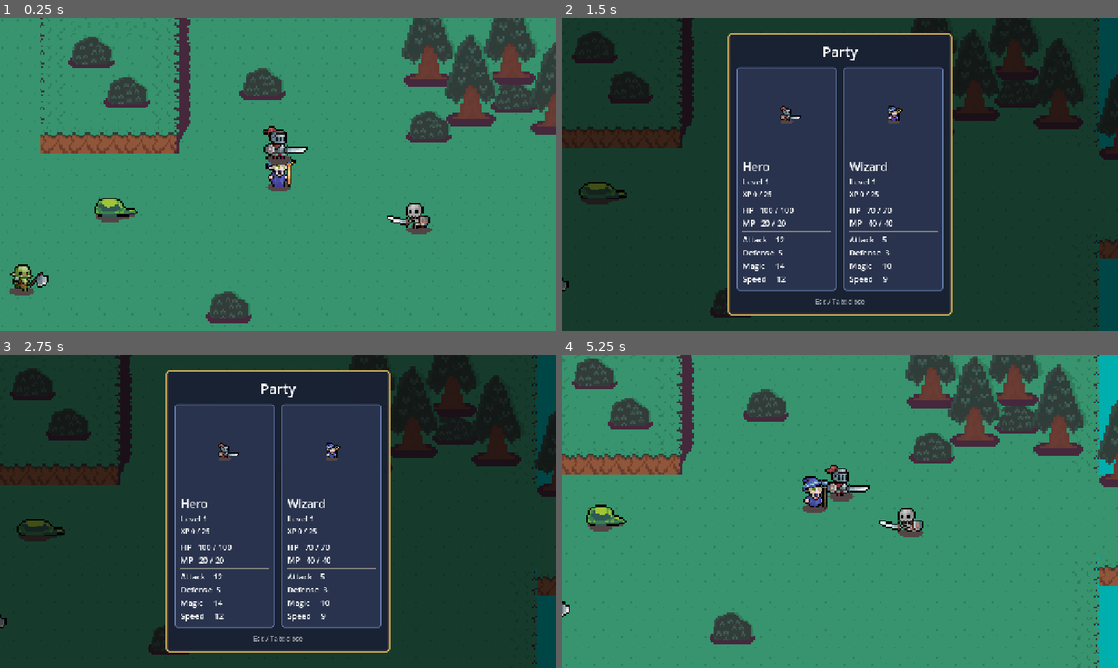
Above: before the commit, frames 1-4 (two rows, left to right).
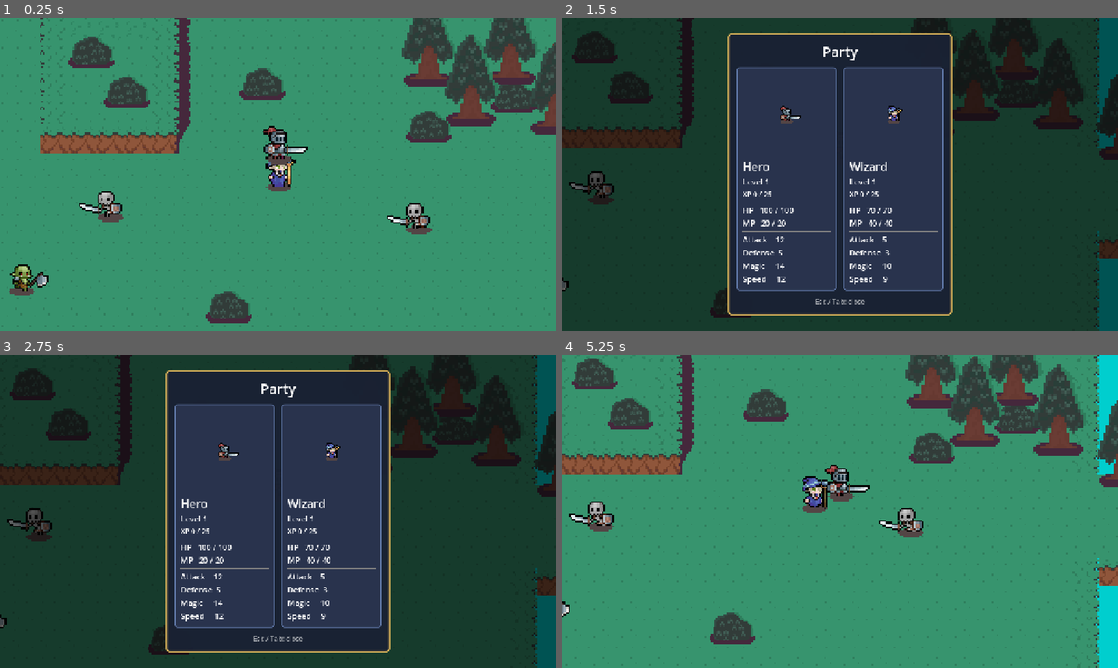
Above: after the commit, the same moments.

Repository: MystiriMan87/Taiyaki-Project-Game
Game: Godot game, scene res://Scenes/overworld.tscn
The game is run twice, just before and just after one commit, with the same random seed, the same clock (stepped at 60 frames per second) and the same inputs.
Inputs (mouse positions are in pixels of both pictures, inside the frame that each line leads up to):
- Up to frame 1 (0.25 s): no input
- Up to frame 2 (1.5 s): tap Enter (ui_accept) at 0.5, 0.77 s; move the mouse to (962, 158) at 0.52 s; hold Right (ui_right) 0.53-1.28 s; tap H at 0.6 s; click (962, 158) at 0.67 s; move the mouse to (728, 190) at 1.27 s; hold Down (ui_down) from 1.28 s (still down); tap Tab at 1.35 s
- Up to frame 3 (2.75 s): tap Enter (ui_accept) at 1.52, 2 s; move the mouse to (333, 442) at 2.02 s; release Down (ui_down) at 2.03 s; hold Right (ui_right) from 2.03 s (still down); tap R at 2.1 s
- Up to frame 4 (5.25 s): tap Enter (ui_accept) at 2.75, 3.02, 3.5, 3.77, 4.25, 4.52, 5 s; move the mouse to (812, 574) at 2.77 s; release Right (ui_right) at 2.78 s; hold Up (ui_up) 2.78-3.53 s; tap Alt at 2.85 s; click (812, 574) at 2.92 s; move the mouse to (1006, 558) at 3.52 s; hold Left (ui_left) 3.53-5.03 s; tap Shift at 3.6 s; move the mouse to (673, 464) at 4.27 s; tap H at 4.35 s; move the mouse to (867, 511) at 5.02 s; hold Down (ui_down) from 5.03 s (still down); tap Tab at 5.1 s; click (867, 511) at 5.17 s

The runs differ from the first frame. In frame 1, 0.5% of the frame differs, in the area x 14-25%, y 55-66%; in frame 2, 0.4%; in frame 3, 0.4%; in frame 4, 2.3%, in the area x 1-100%, y 0-100%.

Commit message:
Added some more mergable mobs

Diff:
--- a/Data/greatsword_skeleton/greatsword_skeleton.tres
+++ b/Data/greatsword_skeleton/greatsword_skeleton.tres
@@ -15,5 +15,5 @@
 actions = Array[ExtResource("1_q7cto")]([ExtResource("2_mixrb"), ExtResource("3_mur1a")])
 overworld_frames = ExtResource("4_nekc2")
 recruitable = true
-recruit_chance = 1.0
+recruit_chance = 0.0
 metadata/_custom_type_script = "uid://dqvwo37xxrj4g"
--- /dev/null
+++ b/Data/skeleton/armored_skeleton.tres
@@ -0,0 +1,20 @@
+[gd_resource type="Resource" script_class="CharacterStats" load_steps=5 format=3 uid="uid://b888wbfo4784l"]
+
+[ext_resource type="Script" uid="uid://dd50utfwvmokr" path="res://Scripts/battle_action.gd" id="1_f7jlo"]
+[ext_resource type="Resource" uid="uid://hcxwtqo03dfb" path="res://Data/skeleton/axe_swing.tres" id="2_f7jlo"]
+[ext_resource type="SpriteFrames" uid="uid://cvlci4bqia78v" path="res://Data/skeleton/armored_skeleton_frames.tres" id="3_f7jlo"]
+[ext_resource type="Script" uid="uid://dqvwo37xxrj4g" path="res://Scripts/character_stats.gd" id="3_wuxsx"]
+
+[resource]
+script = ExtResource("3_wuxsx")
+display_name = "Armored Skeleton"
+max_hp = 70
+attack = 15
+defense = 6
+sprite_frames = ExtResource("3_f7jlo")
+battle_scale = 4.4
+hp_bar_offset = 40.0
+actions = Array[ExtResource("1_f7jlo")]([ExtResource("2_f7jlo")])
+footprint_height = 100.0
+overworld_frames = ExtResource("3_f7jlo")
+metadata/_custom_type_script = "uid://dqvwo37xxrj4g"
--- /dev/null
+++ b/Data/skeleton/armored_skeleton_frames.tres
@@ -0,0 +1,314 @@
+[gd_resource type="SpriteFrames" load_steps=46 format=3 uid="uid://cvlci4bqia78v"]
+
+[ext_resource type="Texture2D" uid="uid://cbfh3atyrgnhw" path="res://Tiny RPG Character Asset Pack 01 v2.0 -Full 22 Characters/Characters(100x100 split)/Armored Skeleton/Armored Skeleton with shadows/Armored Skeleton_Attack01.png" id="1_yxqht"]
+[ext_resource type="Texture2D" uid="uid://bya67h1mr3e6m" path="res://Tiny RPG Character Asset Pack 01 v2.0 -Full 22 Characters/Characters(100x100 split)/Armored Skeleton/Armored Skeleton with shadows/Armored Skeleton_Attack02.png" id="2_wsy4u"]
+[ext_resource type="Texture2D" uid="uid://c0p0ryvrowsrd" path="res://Tiny RPG Character Asset Pack 01 v2.0 -Full 22 Characters/Characters(100x100 split)/Armored Skeleton/Armored Skeleton with shadows/Armored Skeleton_Death.png" id="3_6ewjo"]
+[ext_resource type="Texture2D" uid="uid://ctwbv7pvgp1ho" path="res://Tiny RPG Character Asset Pack 01 v2.0 -Full 22 Characters/Characters(100x100 split)/Armored Skeleton/Armored Skeleton with shadows/Armored Skeleton_Hurt.png" id="4_qe28f"]
+[ext_resource type="Texture2D" uid="uid://dh0mqykfoppqy" path="res://Tiny RPG Character Asset Pack 01 v2.0 -Full 22 Characters/Characters(100x100 split)/Armored Skeleton/Armored Skeleton with shadows/Armored Skeleton_Idle.png" id="5_a4imt"]
+[ext_resource type="Texture2D" uid="uid://c1lej0jmyrs2r" path="res://Tiny RPG Character Asset Pack 01 v2.0 -Full 22 Characters/Characters(100x100 split)/Armored Skeleton/Armored Skeleton with shadows/Armored Skeleton_Walk.png" id="6_o88wl"]
+
+[sub_resource type="AtlasTexture" id="AtlasTexture_x27ka"]
+atlas = ExtResource("1_yxqht")
+region = Rect2(0, 0, 100, 100)
+
+[sub_resource type="AtlasTexture" id="AtlasTexture_10etj"]
+atlas = ExtResource("1_yxqht")
+region = Rect2(100, 0, 100, 100)
+
+[sub_resource type="AtlasTexture" id="AtlasTexture_8b1k6"]
+atlas = ExtResource("1_yxqht")
+region = Rect2(200, 0, 100, 100)
+
+[sub_resource type="AtlasTexture" id="AtlasTexture_82a5x"]
+atlas = ExtResource("1_yxqht")
+region = Rect2(300, 0, 100, 100)
+
+[sub_resource type="AtlasTexture" id="AtlasTexture_flrvv"]
+atlas = ExtResource("1_yxqht")
+region = Rect2(400, 0, 100, 100)
+
+[sub_resource type="AtlasTexture" id="AtlasTexture_yrwws"]
+atlas = ExtResource("1_yxqht")
+region = Rect2(500, 0, 100, 100)
+
+[sub_resource type="AtlasTexture" id="AtlasTexture_r2fsm"]
+atlas = ExtResource("1_yxqht")
+region = Rect2(600, 0, 100, 100)
+
+[sub_resource type="AtlasTexture" id="AtlasTexture_yyflv"]
+atlas = ExtResource("1_yxqht")
+region = Rect2(700, 0, 100, 100)
+
+[sub_resource type="AtlasTexture" id="AtlasTexture_vrdif"]
+atlas = ExtResource("2_wsy4u")
+region = Rect2(0, 0, 100, 100)
+
+[sub_resource type="AtlasTexture" id="AtlasTexture_8hmod"]
+atlas = ExtResource("2_wsy4u")
+region = Rect2(100, 0, 100, 100)
+
+[sub_resource type="AtlasTexture" id="AtlasTexture_acwcc"]
+atlas = ExtResource("2_wsy4u")
+region = Rect2(200, 0, 100, 100)
+
+[sub_resource type="AtlasTexture" id="AtlasTexture_5oen7"]
+atlas = ExtResource("2_wsy4u")
+region = Rect2(300, 0, 100, 100)
+
+[sub_resource type="AtlasTexture" id="AtlasTexture_spssr"]
+atlas = ExtResource("2_wsy4u")
+region = Rect2(400, 0, 100, 100)
+
+[sub_resource type="AtlasTexture" id="AtlasTexture_2ppi0"]
+atlas = ExtResource("2_wsy4u")
+region = Rect2(500, 0, 100, 100)
+
+[sub_resource type="AtlasTexture" id="AtlasTexture_pxf5v"]
+atlas = ExtResource("2_wsy4u")
+region = Rect2(600, 0, 100, 100)
+
+[sub_resource type="AtlasTexture" id="AtlasTexture_fv32w"]
+atlas = ExtResource("2_wsy4u")
+region = Rect2(700, 0, 100, 100)
+
+[sub_resource type="AtlasTexture" id="AtlasTexture_ft2eh"]
+atlas = ExtResource("2_wsy4u")
+region = Rect2(800, 0, 100, 100)
+
+[sub_resource type="AtlasTexture" id="AtlasTexture_j56kj"]
+atlas = ExtResource("3_6ewjo")
+region = Rect2(0, 0, 100, 100)
+
+[sub_resource type="AtlasTexture" id="AtlasTexture_2e4d0"]
+atlas = ExtResource("3_6ewjo")
+region = Rect2(100, 0, 100, 100)
+
+[sub_resource type="AtlasTexture" id="AtlasTexture_hf8g0"]
+atlas = ExtResource("3_6ewjo")
+region = Rect2(200, 0, 100, 100)
+
+[sub_resource type="AtlasTexture" id="AtlasTexture_v5b5i"]
+atlas = ExtResource("3_6ewjo")
+region = Rect2(300, 0, 100, 100)
+
+[sub_resource type="AtlasTexture" id="AtlasTexture_84yk7"]
+atlas = ExtResource("4_qe28f")
+region = Rect2(0, 0, 100, 100)
+
+[sub_resource type="AtlasTexture" id="AtlasTexture_q2woo"]
+atlas = ExtResource("4_qe28f")
+region = Rect2(100, 0, 100, 100)
+
+[sub_resource type="AtlasTexture" id="AtlasTexture_a67bk"]
+atlas = ExtResource("4_qe28f")
+region = Rect2(200, 0, 100, 100)
+
+[sub_resource type="AtlasTexture" id="AtlasTexture_g43xy"]
+atlas = ExtResource("4_qe28f")
+region = Rect2(300, 0, 100, 100)
+
+[sub_resource type="AtlasTexture" id="AtlasTexture_jommv"]
+atlas = ExtResource("5_a4imt")
+region = Rect2(0, 0, 100, 100)
+
+[sub_resource type="AtlasTexture" id="AtlasTexture_6t5dm"]
+atlas = ExtResource("5_a4imt")
+region = Rect2(100, 0, 100, 100)
+
+[sub_resource type="AtlasTexture" id="AtlasTexture_88pun"]
+atlas = ExtResource("5_a4imt")
+region = Rect2(200, 0, 100, 100)
+
+[sub_resource type="AtlasTexture" id="AtlasTexture_kay1m"]
+atlas = ExtResource("5_a4imt")
+region = Rect2(300, 0, 100, 100)
+
+[sub_resource type="AtlasTexture" id="AtlasTexture_pnj6r"]
+atlas = ExtResource("5_a4imt")
+region = Rect2(400, 0, 100, 100)
+
+[sub_resource type="AtlasTexture" id="AtlasTexture_7yr6j"]
+atlas = ExtResource("5_a4imt")
+region = Rect2(500, 0, 100, 100)
+
+[sub_resource type="AtlasTexture" id="AtlasTexture_pes7u"]
+atlas = ExtResource("6_o88wl")
+region = Rect2(0, 0, 100, 100)
+
+[sub_resource type="AtlasTexture" id="AtlasTexture_xlkmo"]
+atlas = ExtResource("6_o88wl")
+region = Rect2(100, 0, 100, 100)
+
+[sub_resource type="AtlasTexture" id="AtlasTexture_u2754"]
+atlas = ExtResource("6_o88wl")
+region = Rect2(200, 0, 100, 100)
+
+[sub_resource type="AtlasTexture" id="AtlasTexture_j313c"]
+atlas = ExtResource("6_o88wl")
+region = Rect2(300, 0, 100, 100)
+
+[sub_resource type="AtlasTexture" id="AtlasTexture_rxf0n"]
+atlas = ExtResource("6_o88wl")
+region = Rect2(400, 0, 100, 100)
+
+[sub_resource type="AtlasTexture" id="AtlasTexture_7gryb"]
+atlas = ExtResource("6_o88wl")
+region = Rect2(500, 0, 100, 100)
+
+[sub_resource type="AtlasTexture" id="AtlasTexture_kbnng"]
+atlas = ExtResource("6_o88wl")
+region = Rect2(600, 0, 100, 100)
+
+[sub_resource type="AtlasTexture" id="AtlasTexture_37gqn"]
+atlas = ExtResource("6_o88wl")
+region = Rect2(700, 0, 100, 100)
+
+[resource]
+animations = [{
+"frames": [{
+"duration": 1.0,
+"texture": SubResource("AtlasTexture_x27ka")
+}, {
+"duration": 1.0,
+"texture": SubResource("AtlasTexture_10etj")
+}, {
+"duration": 1.0,
+"texture": SubResource("AtlasTexture_8b1k6")
+}, {
+"duration": 1.0,
+"texture": SubResource("AtlasTexture_82a5x")
+}, {
+"duration": 1.0,
+"texture": SubResource("AtlasTexture_flrvv")
+}, {
+"duration": 1.0,
+"texture": SubResource("AtlasTexture_yrwws")
+}, {
+"duration": 1.0,
+"texture": SubResource("AtlasTexture_r2fsm")
+}, {
+"duration": 1.0,
+"texture": SubResource("AtlasTexture_yyflv")
+}],
+"loop": false,
+"name": &"attack",
+"speed": 9.0
+}, {
+"frames": [{
+"duration": 1.0,
+"texture": SubResource("AtlasTexture_vrdif")
+}, {
+"duration": 1.0,
+"texture": SubResource("AtlasTexture_8hmod")
+}, {
+"duration": 1.0,
+"texture": SubResource("AtlasTexture_acwcc")
+}, {
+"duration": 1.0,
+"texture": SubResource("AtlasTexture_5oen7")
+}, {
+"duration": 1.0,
+"texture": SubResource("AtlasTexture_spssr")
+}, {
+"duration": 1.0,
+"texture": SubResource("AtlasTexture_2ppi0")
+}, {
+"duration": 1.0,
+"texture": SubResource("AtlasTexture_pxf5v")
+}, {
+"duration": 1.0,
+"texture": SubResource("AtlasTexture_fv32w")
+}, {
+"duration": 1.0,
+"texture": SubResource("AtlasTexture_ft2eh")
+}],
+"loop": false,
+"name": &"axe_swing",
+"speed": 9.0
+}, {
+"frames": [{
+"duration": 1.0,
+"texture": SubResource("AtlasTexture_j56kj")
+}, {
+"duration": 1.0,
+"texture": SubResource("AtlasTexture_2e4d0")
+}, {
+"duration": 1.0,
+"texture": SubResource("AtlasTexture_hf8g0")
+}, {
+"duration": 1.0,
+"texture": SubResource("AtlasTexture_v5b5i")
+}],
+"loop": false,
+"name": &"dead",
+"speed": 9.0
+}, {
+"frames": [{
+"duration": 1.0,
+"texture": SubResource("AtlasTexture_84yk7")
+}, {
+"duration": 1.0,
+"texture": SubResource("AtlasTexture_q2woo")
+}, {
+"duration": 1.0,
+"texture": SubResource("AtlasTexture_a67bk")
+}, {
+"duration": 1.0,
+"texture": SubResource("AtlasTexture_g43xy")
+}],
+"loop": false,
+"name": &"hurt",
+"speed": 9.0
+}, {
+"frames": [{
+"duration": 1.0,
+"texture": SubResource("AtlasTexture_jommv")
+}, {
+"duration": 1.0,
+"texture": SubResource("AtlasTexture_6t5dm")
+}, {
+"duration": 1.0,
+"texture": SubResource("AtlasTexture_88pun")
+}, {
+"duration": 1.0,
+"texture": SubResource("AtlasTexture_kay1m")
+}, {
+"duration": 1.0,
+"texture": SubResource("AtlasTexture_pnj6r")
+}, {
+"duration": 1.0,
+"texture": SubResource("AtlasTexture_7yr6j")
+}],
+"loop": true,
+"name": &"idle",
+"speed": 9.0
+}, {
+"frames": [{
+"duration": 1.0,
+"texture": SubResource("AtlasTexture_pes7u")
+}, {
+"duration": 1.0,
+"texture": SubResource("AtlasTexture_xlkmo")
+}, {
+"duration": 1.0,
+"texture": SubResource("AtlasTexture_u2754")
+}, {
+"duration": 1.0,
+"texture": SubResource("AtlasTexture_j313c")
+}, {
+"duration": 1.0,
+"texture": SubResource("AtlasTexture_rxf0n")
+}, {
+"duration": 1.0,
+"texture": SubResource("AtlasTexture_7gryb")
+}, {
+"duration": 1.0,
+"texture": SubResource("AtlasTexture_kbnng")
+}, {
+"duration": 1.0,
+"texture": SubResource("AtlasTexture_37gqn")
+}],
+"loop": true,
+"name": &"walk",
+"speed": 10.0
+}]
--- /dev/null
+++ b/Data/skeleton/axe_swing.tres
@@ -0,0 +1,11 @@
+[gd_resource type="Resource" script_class="BattleAction" load_steps=2 format=3 uid="uid://hcxwtqo03dfb"]
+
+[ext_resource type="Script" uid="uid://dd50utfwvmokr" path="res://Scripts/battle_action.gd" id="1_ji73f"]
+
+[resource]
+script = ExtResource("1_ji73f")
+display_name = "Axe Swing"
+power = 2.0
+animation = "axe_swing"
+target_type = 1
+metadata/_custom_type_script = "uid://dd50utfwvmokr"
--- a/Data/skeleton/skeleton.tres
+++ b/Data/skeleton/skeleton.tres
@@ -1,18 +1,21 @@
-[gd_resource type="Resource" script_class="CharacterStats" load_steps=5 format=3 uid="uid://8n88ysomuw88"]
+[gd_resource type="Resource" script_class="CharacterStats" load_steps=6 format=3 uid="uid://8n88ysomuw88"]
 
-[ext_resource type="Script" uid="uid://dqvwo37xxrj4g" path="res://Scripts/character_stats.gd" id="1_3vfpu"]
-[ext_resource type="Script" uid="uid://dd50utfwvmokr" path="res://Scripts/battle_action.gd" id="1_8uie1"]
-[ext_resource type="Resource" uid="uid://dllj3vk8wqta3" path="res://Data/skeleton/bone_smash.tres" id="2_pabpf"]
-[ext_resource type="SpriteFrames" uid="uid://c2u0fffn7pxey" path="res://Data/skeleton/skeleton_frames.tres" id="3_pabpf"]
+[ext_resource type="Script" uid="uid://dd50utfwvmokr" path="res://Scripts/battle_action.gd" id="1_7f2yu"]
+[ext_resource type="Resource" uid="uid://dllj3vk8wqta3" path="res://Data/skeleton/bone_smash.tres" id="2_gadrw"]
+[ext_resource type="Resource" uid="uid://b888wbfo4784l" path="res://Data/skeleton/armored_skeleton.tres" id="3_u8j2r"]
+[ext_resource type="Script" uid="uid://dqvwo37xxrj4g" path="res://Scripts/character_stats.gd" id="4_rro7d"]
+[ext_resource type="SpriteFrames" uid="uid://c2u0fffn7pxey" path="res://Data/skeleton/skeleton_frames.tres" id="5_okwbu"]
 
 [resource]
-script = ExtResource("1_3vfpu")
+script = ExtResource("4_rro7d")
 display_name = "Skeleton"
 max_hp = 50
-sprite_frames = ExtResource("3_pabpf")
+sprite_frames = ExtResource("5_okwbu")
 battle_scale = 4.5
 hp_bar_offset = 40.0
-actions = Array[ExtResource("1_8uie1")]([ExtResource("2_pabpf")])
+actions = Array[ExtResource("1_7f2yu")]([ExtResource("2_gadrw")])
 footprint_height = 100.0
 recruitable = true
+recruit_chance = 1.0
+evolves_into = ExtResource("3_u8j2r")
 metadata/_custom_type_script = "uid://dqvwo37xxrj4g"
--- a/Scenes/overworld.tscn
+++ b/Scenes/overworld.tscn
@@ -42,8 +42,8 @@
 y_sort_enabled = true
 position = Vector2(-147, 190)
 scale = Vector2(4, 4)
-stats = ExtResource("4_hf0oe")
-extra_pool = Array[ExtResource("3_rmeny")]([ExtResource("5_2ngsa"), ExtResource("8_c0h7r")])
+stats = ExtResource("5_2ngsa")
+extra_pool = Array[ExtResource("3_rmeny")]([ExtResource("5_2ngsa")])
 battle_backgrounds = Array[Texture2D]([ExtResource("9_auytq")])
 chase_range = 150.0
 
@@ -128,7 +128,7 @@
 offset_top = -1543.0
 offset_right = 3310.0
 offset_bottom = 1908.0
-color = Color(3.5616756e-06, 0.681127, 0.68131113, 1)
+color = Color(1.732707e-06, 0.8088838, 0.8088833, 1)
 
 [node name="Tree" parent="." instance=ExtResource("11_v1c68")]
 position = Vector2(1111, -7.0000153)
